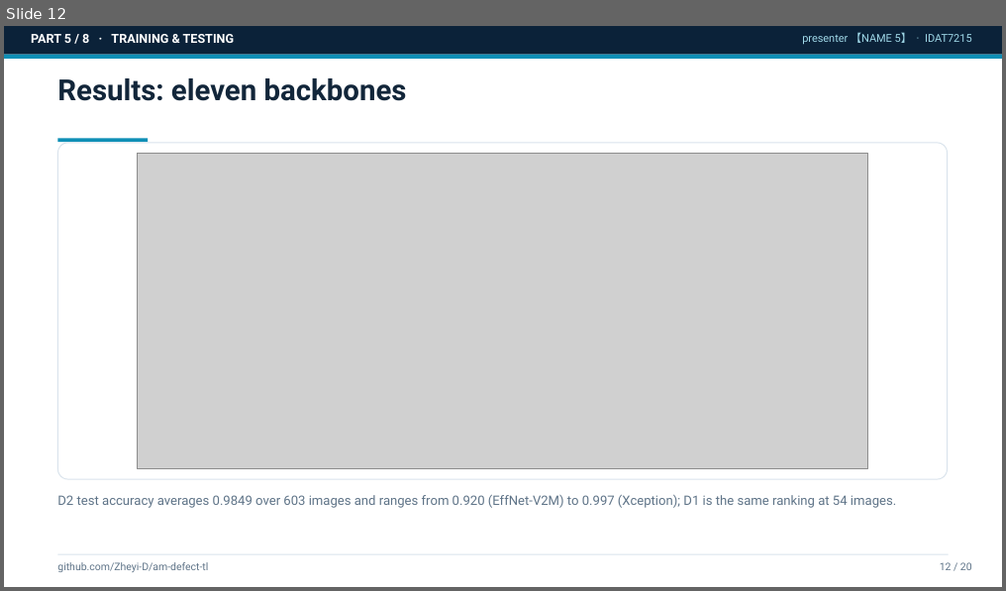
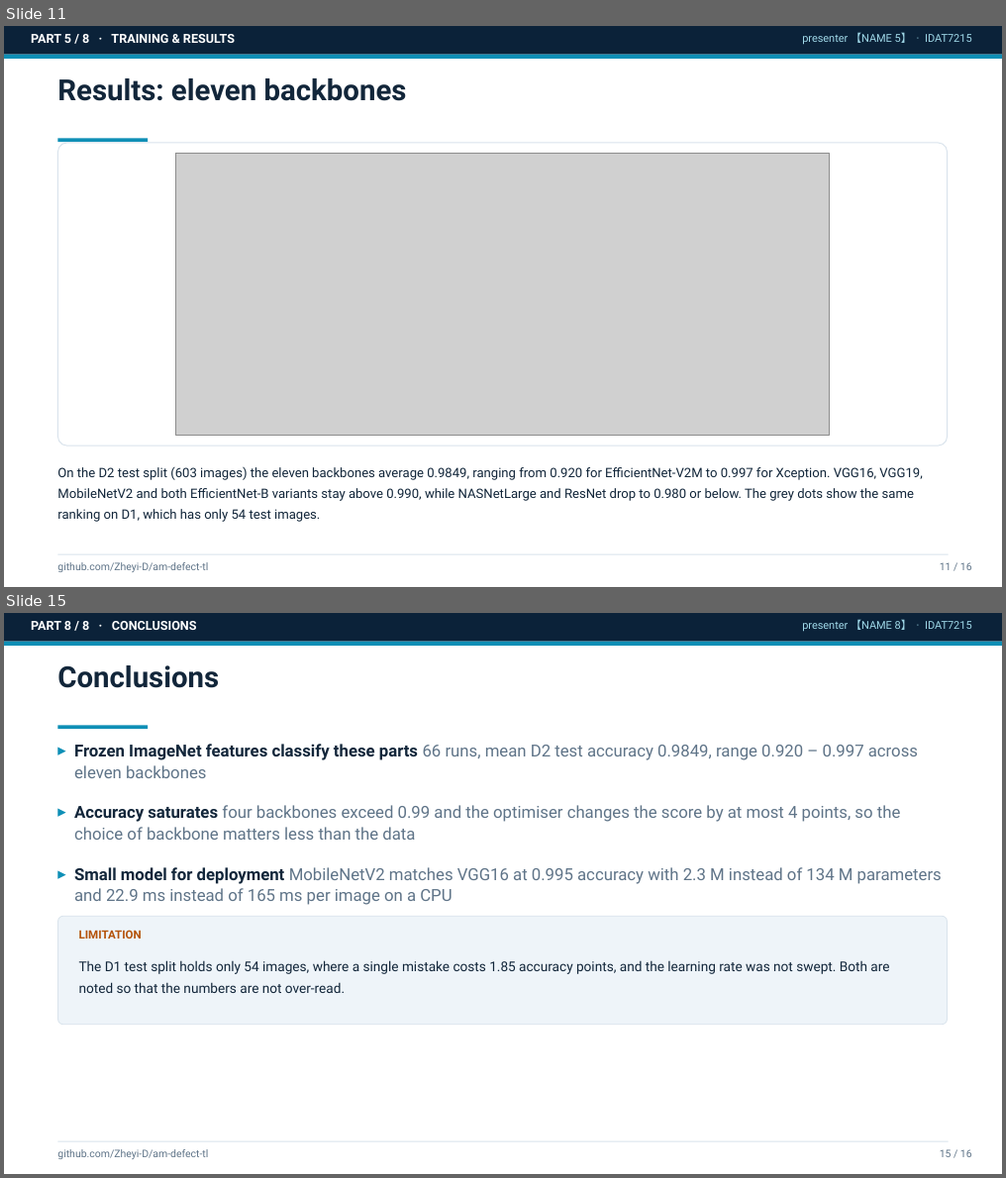
Before and after one commit to Zheyi-D/am-defect-tl, a slide deck: reports/slides_draft.pptx. Shown one above the other, each under a label of ours: slide 12 before the commit, slides 11 and 15 after it; the slides between them are not shown. The pictures are 1006x591 and 1006x1178 pixels, drawn with LibreOffice and Linux fonts; fonts in the diff are those of the drawing; grey boxes stand for pictures. Boxes give left, top, right and bottom in pixels: in the first picture for what was removed or moved away, otherwise in the second. Text is boxed around its words. In the diff, an @@ line names an element or a change of style, - is before the commit and + after.

Commit message:
feat(slides): 16-page deck scoped to data preparation, model training and dataset results — 60-90 words of factual text per page, no WHAT/WHY/RESULT labels, analysis pages removed, demo placeholder kept

```diff
--- a/reports/slides_draft.pptx
+++ b/reports/slides_draft.pptx
@@ slide 15 added at bbox=[4, 613, 1002, 1174], background #FFFFFF @@
@@ rectangle added at bbox=[4, 613, 1002, 642], fill #0B2239 @@
@@ rectangle added at bbox=[4, 642, 1002, 646], fill #0E8FB6 @@
@@ text added at bbox=[31, 621, 197, 630], 12 pt, text #FFFFFF, bold @@
+PART 8 / 8 · CONCLUSIONS
@@ text added at bbox=[802, 619, 972, 632], 10.5 pt, text #9FD8E8 @@
+presenter 【NAME 8】 · IDAT7215
@@ text added at bbox=[57, 665, 219, 688], 28 pt, text #12263A, bold @@
+Conclusions
@@ rectangle added at bbox=[57, 725, 148, 729], fill #0E8FB6 @@
@@ text added at bbox=[74, 744, 942, 905], 16 pt, text #5F7488 @@
+▸ Frozen ImageNet features classify these parts 66 runs, mean D2 test accuracy 0.9849, range 0.920 – 0.997 across eleven backbones
+▸ Accuracy saturates four backbones exceed 0.99 and the optimiser changes the score by at most 4 points, so the choice of backbone matters less than the data
+▸ Small model for deployment MobileNetV2 matches VGG16 at 0.995 accuracy with 2.3 M instead of 134 M parameters and 22.9 ms instead of 165 ms per image on a CPU
@@ rounded rectangle added at bbox=[57, 916, 947, 1025], fill #EEF4F9, outline #D9E3EC 0.8 pt @@
@@ text added at bbox=[79, 930, 142, 939], 11 pt, text #B45309, bold @@
+LIMITATION
@@ text added at bbox=[79, 960, 889, 993], 13 pt, text #12263A @@
+The D1 test split holds only 54 images, where a single mistake costs 1.85 accuracy points, and the learning rate was not swept. Both are noted so that the numbers are not over-read.
@@ rectangle added at bbox=[57, 1142, 948, 1143], fill #D9E3EC @@
@@ text added at bbox=[57, 1150, 208, 1159], 10 pt, text #5F7488 @@
+github.com/Zheyi-D/am-defect-tl
@@ text added at bbox=[940, 1150, 972, 1157], 10 pt, text #5F7488 @@
+15 / 16
@@ what was slide 12 is now slide 11 @@
@@ slide 11 changed as well @@
@@ text at bbox=[31, 34, 235, 43]: text changed @@
-PART 5 / 8 · TRAINING & TESTING
+PART 5 / 8 · TRAINING & RESULTS
@@ rounded rectangle: place and size @@
-rounded rectangle at bbox=[57, 143, 947, 479]
+rounded rectangle at bbox=[57, 143, 947, 446]
@@ picture: place and size @@
-picture at bbox=[138, 154, 868, 470]
+picture at bbox=[176, 154, 830, 436]
@@ text at bbox=[57, 467, 922, 522]: text changed; text colour #5F7488 to #12263A @@
-D2 test accuracy averages 0.9849 over 603 images and ranges from 0.920 (EffNet-V2M) to 0.997 (Xception); D1 is the same ranking at 54 images.
+On the D2 test split (603 images) the eleven backbones average 0.9849, ranging from 0.920 for EfficientNet-V2M to 0.997 for Xception. VGG16, VGG19, MobileNetV2 and both EfficientNet-B variants stay above 0.990, while NASNetLarge and ResNet drop to 0.980 or below. The grey dots show the same ranking on D1, which has only 54 test images.
@@ text at bbox=[940, 563, 972, 570]: text changed @@
-12 / 20
+11 / 16
```
Also in this commit, not shown: 12 other slides changed, 2 other slides added, 7 slides removed, 3 other files.
